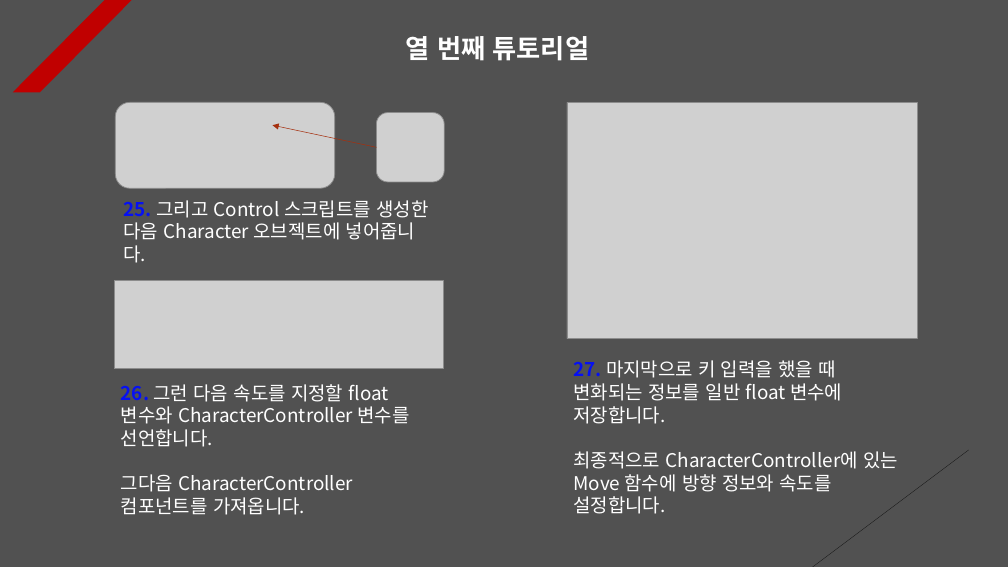
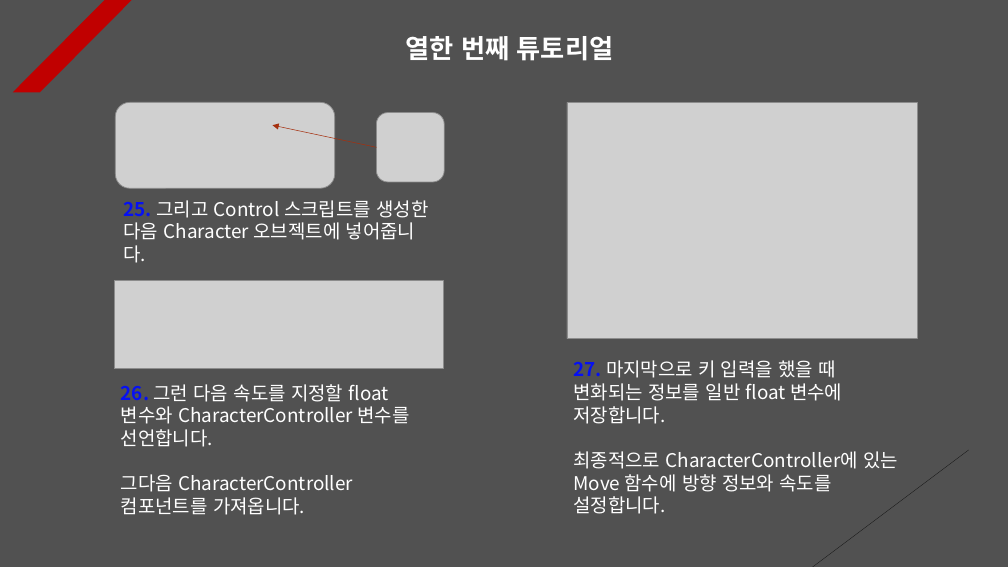
Before and after one commit to Unity2033/3D-UnityEngine, a slide deck: slide 12 of Assets/Class/Sound/PPT Data/Sound Example.pptx (slide 11 before the commit). Drawn at 1008x567 pixels with LibreOffice and Linux fonts; fonts in the diff are those of the drawing; grey boxes stand for pictures. Boxes give left, top, right and bottom in pixels: in the first picture for what was removed or moved away, otherwise in the second. Text is boxed around its words. In the diff, an @@ line names an element or a change of style, - is before the commit and + after.

```diff
--- a/Assets/Class/Sound/PPT Data/Sound Example.pptx
+++ b/Assets/Class/Sound/PPT Data/Sound Example.pptx
@@ text at (406,36,613,61): text changed @@
-열 번째 튜토리얼
+열한 번째 튜토리얼
```
Also in this commit, not shown: 9 other slides changed, 1 slide added, 13 other files.
